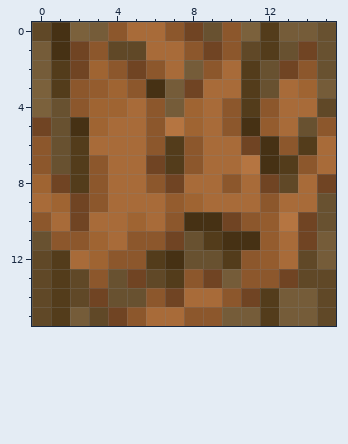
File history of a pixel-art sprite, Versandordner/Unsortiert/stripped_maple_log_stage_4.png. The first picture shows the starting point.
The file is 16x16 pixels. Colours within 5 levels of each other are drawn and written as one.
And afterwards:
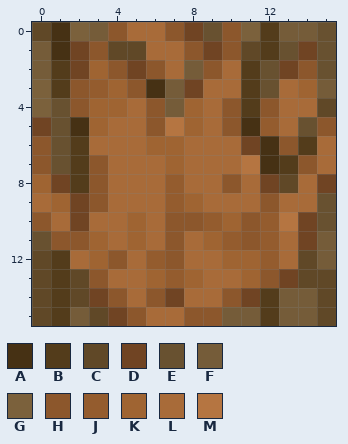
Palette (. is transparent): A #463114  B #533c1b  C #604827  D #704423  E #685130  F #755c39  G #7b613c  H #8c572c  J #945c2e  K #9f6432  L #a86b39  M #b57541
The exact change:
y 6: x 6..8 HBH -> KKL
y 7: x 6..8 DBH -> LKL
y 8: x 6..7 HD -> LJ
y 10: x 8..10 AAD -> HJK
y 11: x 5..11 HHDEBAA -> KLHLKJH
y 12: x 5..11 HBAEEBH -> LJHLLKK
y 13: x 4..11 EDCBHDFH -> LLKJKLLK
y 14: x 4..5 EE -> HL
Pixel boxes of the changes (left, top, right, bottom) in both pictures:
changed: (108, 136, 260, 307)
